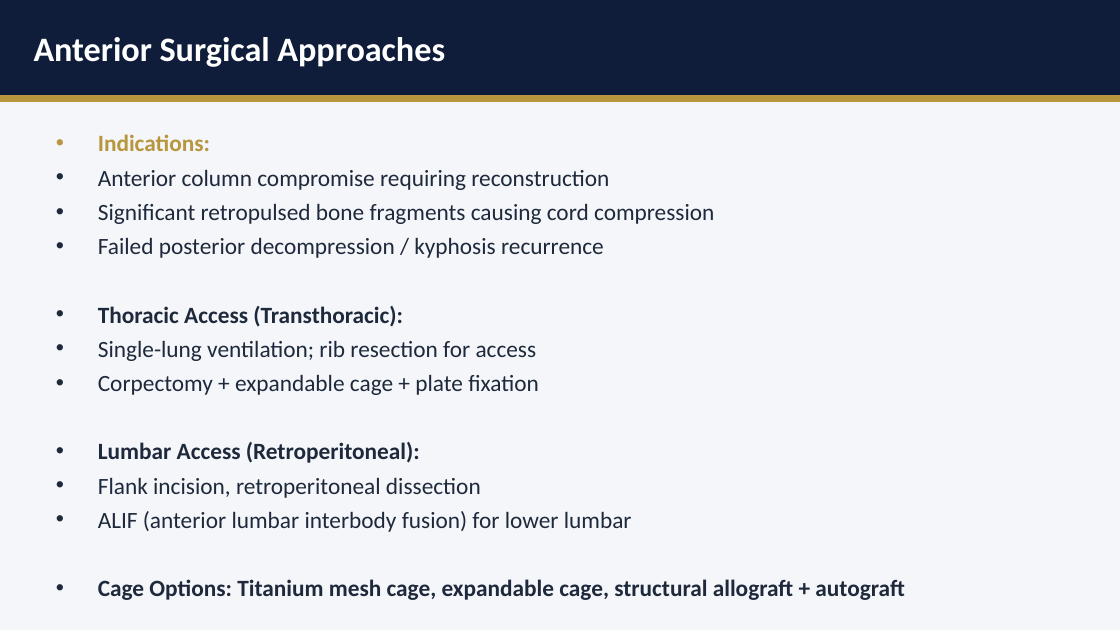
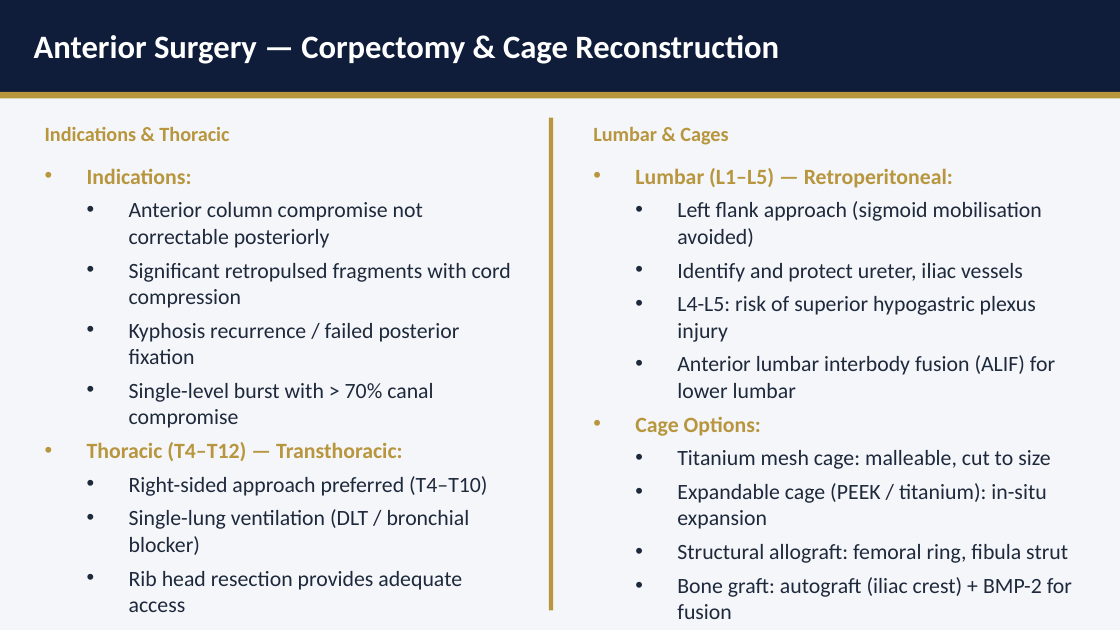
Before and after one commit to InfraXCoders/ortho-chronicles, a slide deck: slide 16 of slides/spine-fractures.pptx (slide 12 before the commit). Drawn at 1120x630 pixels with LibreOffice and Linux fonts; fonts in the diff are those of the drawing. Boxes give left, top, right and bottom in pixels: in the first picture for what was removed or moved away, otherwise in the second. Text is boxed around its words. In the diff, an @@ line names an element or a change of style, - is before the commit and + after.

```diff
--- a/slides/spine-fractures.pptx
+++ b/slides/spine-fractures.pptx
@@ text at [34,35,779,64]: text changed; size 22 to 21 pt @@
-Anterior Surgical Approaches
+Anterior Surgery — Corpectomy & Cage Reconstruction
@@ rectangle added at [549,118,553,610], fill #B8963E @@
@@ text added at [45,127,229,141], 13 pt, text #B8963E, bold @@
+Indications & Thoracic
@@ text removed at [98,134,904,600] @@
-• Indications:
-• Anterior column compromise requiring reconstruction
-• Significant retropulsed bone fragments causing cord compression
-• Failed posterior decompression / kyphosis recurrence
-• Thoracic Access (Transthoracic):
-• Single-lung ventilation; rib resection for access
-• Corpectomy + expandable cage + plate fixation
-• Lumbar Access (Retroperitoneal):
-• Flank incision, retroperitoneal dissection
-• ALIF (anterior lumbar interbody fusion) for lower lumbar
-• Cage Options: Titanium mesh cage, expandable cage, structural allograft + autograft
@@ text added at [593,127,728,145], 13 pt, text #B8963E, bold @@
+Lumbar & Cages
@@ text added at [87,168,511,590], 14 pt, text #1E293B @@
+• Indications:
+  • Anterior column compromise not correctable posteriorly
+  • Significant retropulsed fragments with cord compression
+  • Kyphosis recurrence / failed posterior fixation
+  • Single-level burst with > 70% canal compromise
+• Thoracic (T4–T12) — Transthoracic:
+  • Right-sided approach preferred (T4–T10)
+  • Single-lung ventilation (DLT / bronchial blocker)
+  • Rib head resection provides adequate access
+  • Thoracoscopic approach possible for selected cases
@@ text added at [635,201,1072,597], 14 pt, text #1E293B @@
+• Lumbar (L1–L5) — Retroperitoneal:
+  • Left flank approach (sigmoid mobilisation avoided)
+  • Identify and protect ureter, iliac vessels
+  • L4-L5: risk of superior hypogastric plexus injury
+  • Anterior lumbar interbody fusion (ALIF) for lower lumbar
+• Cage Options:
+  • Titanium mesh cage: malleable, cut to size
+  • Expandable cage (PEEK / titanium): in-situ expansion
+  • Structural allograft: femoral ring, fibula strut
+  • Bone graft: autograft (iliac crest) + BMP-2 for fusion
```
Also in this commit, not shown: 6 other slides changed, 23 slides added, 11 slides removed, 10 other files.
